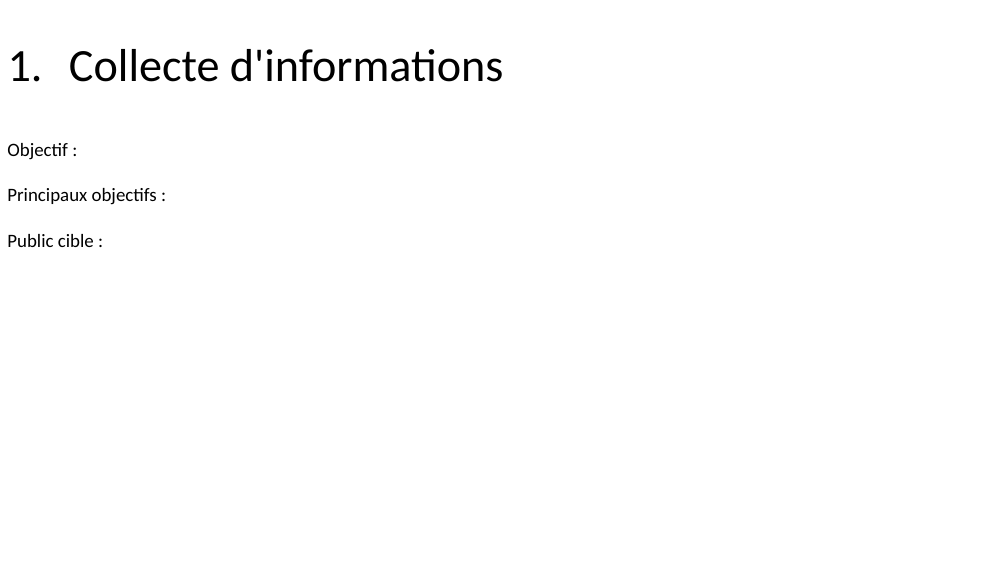
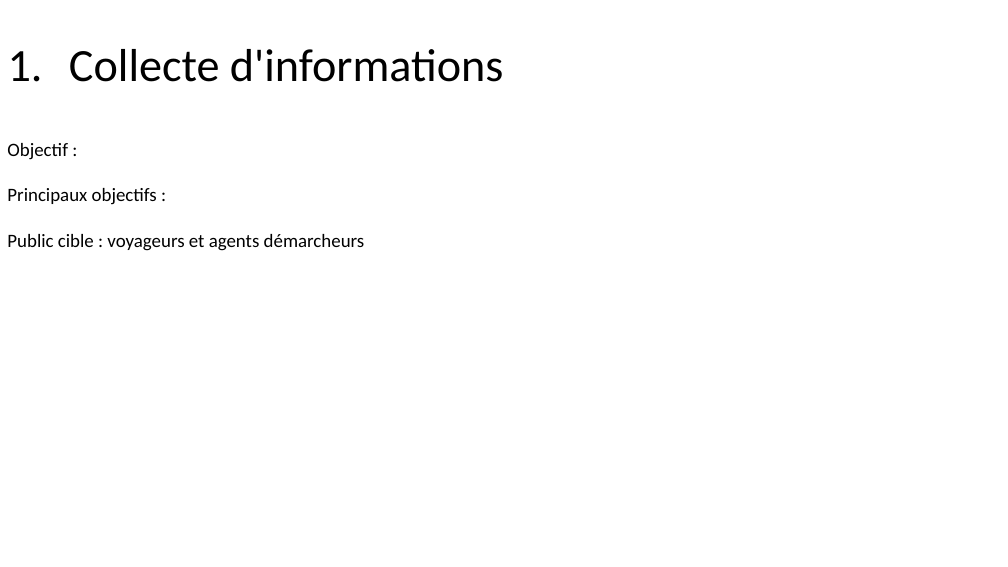
Before and after one commit to Traore-Yao/flash-go-Docs-repo-, a slide deck: slide 1 of maquettes/plan du site.pptx. Drawn at 1008x567 pixels with LibreOffice and Linux fonts; fonts in the diff are those of the drawing. Boxes give left, top, right and bottom in pixels: in the first picture for what was removed or moved away, otherwise in the second. Text is boxed around its words. In the diff, an @@ line names an element or a change of style, - is before the commit and + after.

```diff
--- a/maquettes/plan du site.pptx
+++ b/maquettes/plan du site.pptx
@@ text at [7, 234, 365, 251]: text changed @@
-Public cible :
+Public cible : voyageurs et agents démarcheurs
```
Also in this commit, not shown: 3 other slides changed, 4 slides added.
